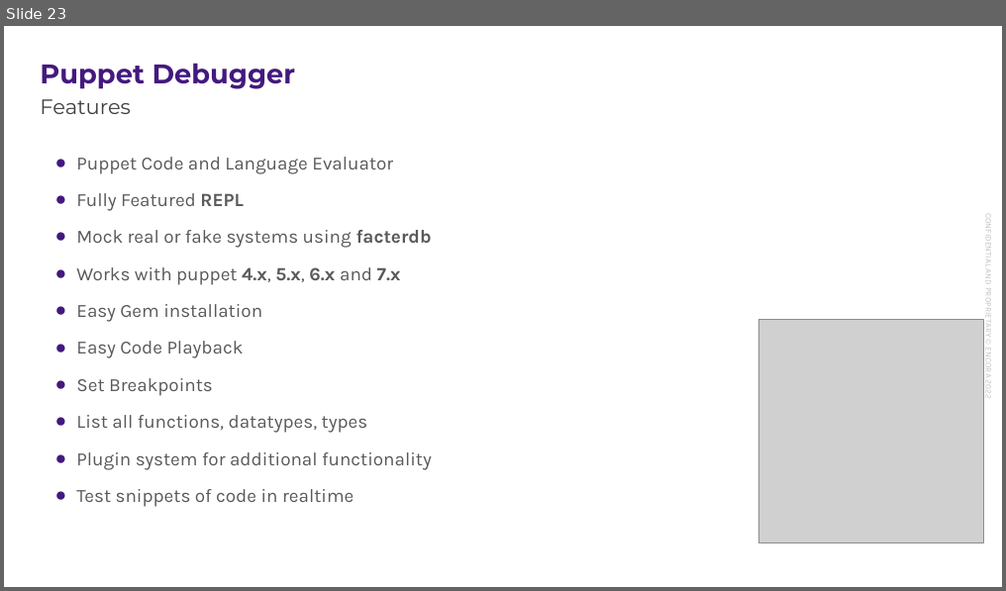
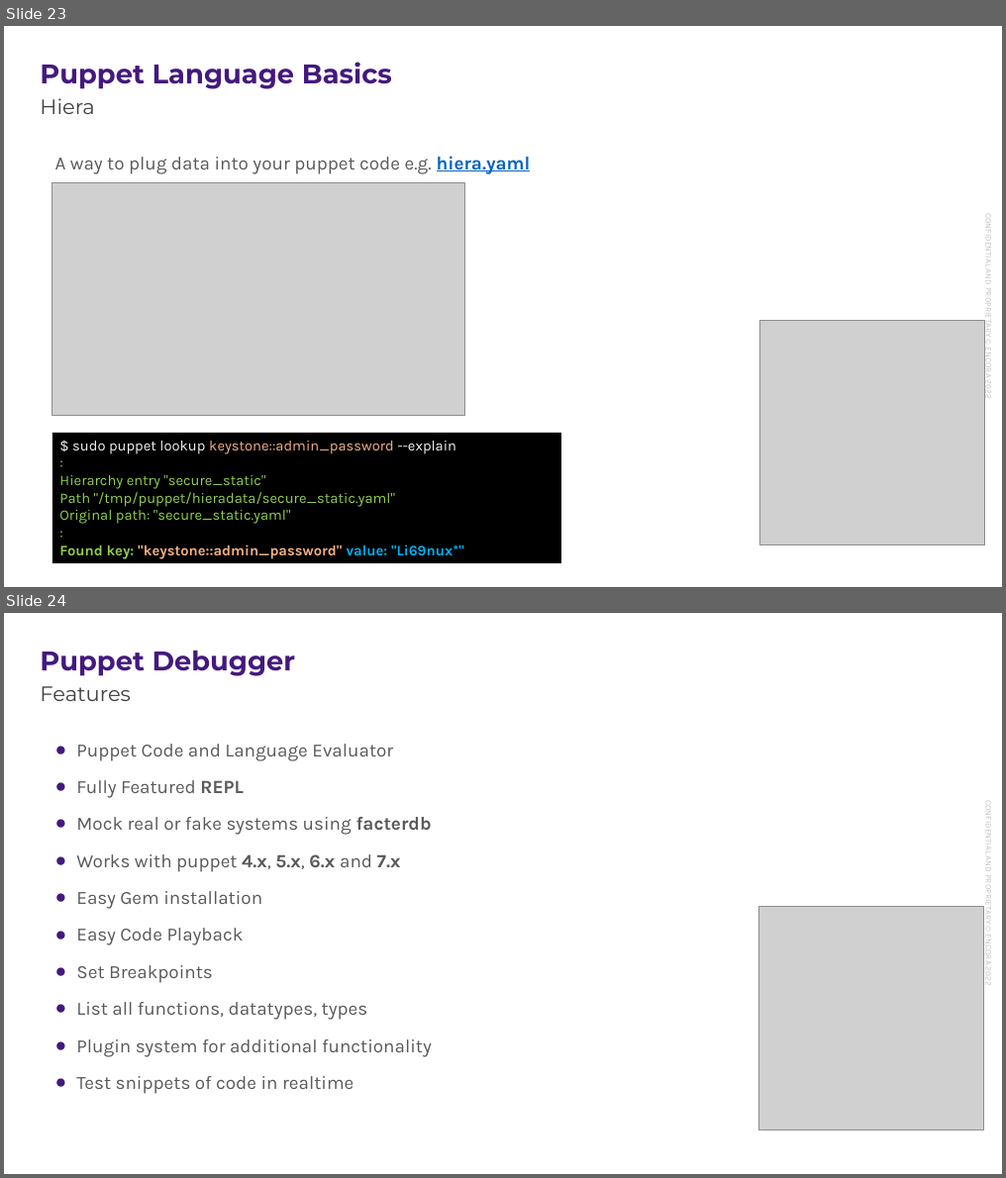
Before and after one commit to enogrob/presentation-puppet-debugger, a slide deck: docs/presentation-puppet-debugger.pptx. Shown one above the other, each under a label of ours: slide 23 before the commit, slides 23 and 24 after it. The pictures are 1006x591 and 1006x1178 pixels, drawn with LibreOffice and Linux fonts; fonts in the diff are those of the drawing; grey boxes stand for pictures; background and template pictures are left out. Boxes give left, top, right and bottom in pixels: in the first picture for what was removed or moved away, otherwise in the second. Text is boxed around its words. In the diff, an @@ line names an element or a change of style, - is before the commit and + after.

```diff
--- a/docs/presentation-puppet-debugger.pptx
+++ b/docs/presentation-puppet-debugger.pptx
@@ slide 23 added at box(4, 26, 1002, 587), background picture (left out); not listed: 2 template elements that a slide beside it also shows @@
@@ title added at box(40, 62, 392, 89), 26 pt, text #44197E, bold @@
+Puppet Language Basics
@@ subtitle added at box(40, 98, 94, 114), 20 pt, text #404040 @@
+Hiera
@@ text added at box(55, 156, 531, 174), 18 pt, text #595959 @@
+A way to plug data into your puppet code e.g. hiera.yaml
@@ picture added at box(53, 183, 465, 415) @@
@@ picture added at box(760, 320, 985, 545) @@
@@ rectangle added at box(53, 433, 561, 565), fill #000000, 14 pt, text #92D050 @@
+$ sudo puppet lookup keystone::admin_password --explain
+:
+Hierarchy entry "secure_static"
+Path "/tmp/puppet/hieradata/secure_static.yaml"
+Original path: "secure_static.yaml"
+:
+Found key: "keystone::admin_password" value: "Li69nux*"
@@ what was slide 23 is now slide 24 @@
```
Also in this commit, not shown: 3 slides changed, 1 other slide added, 7 other files.
